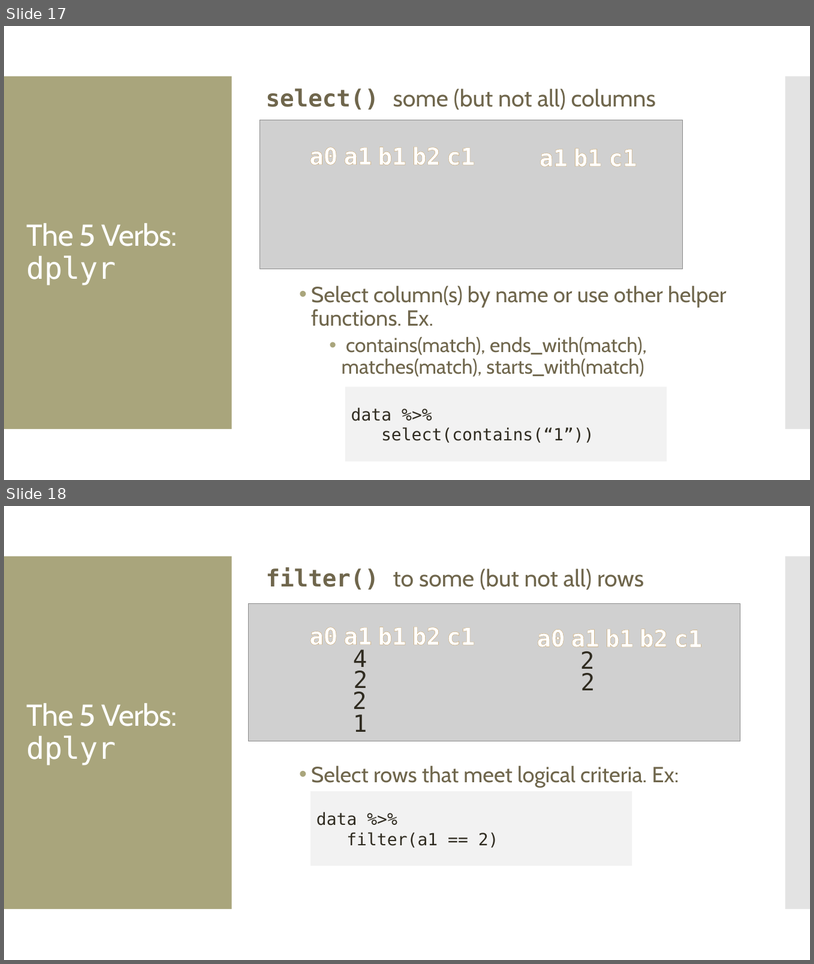
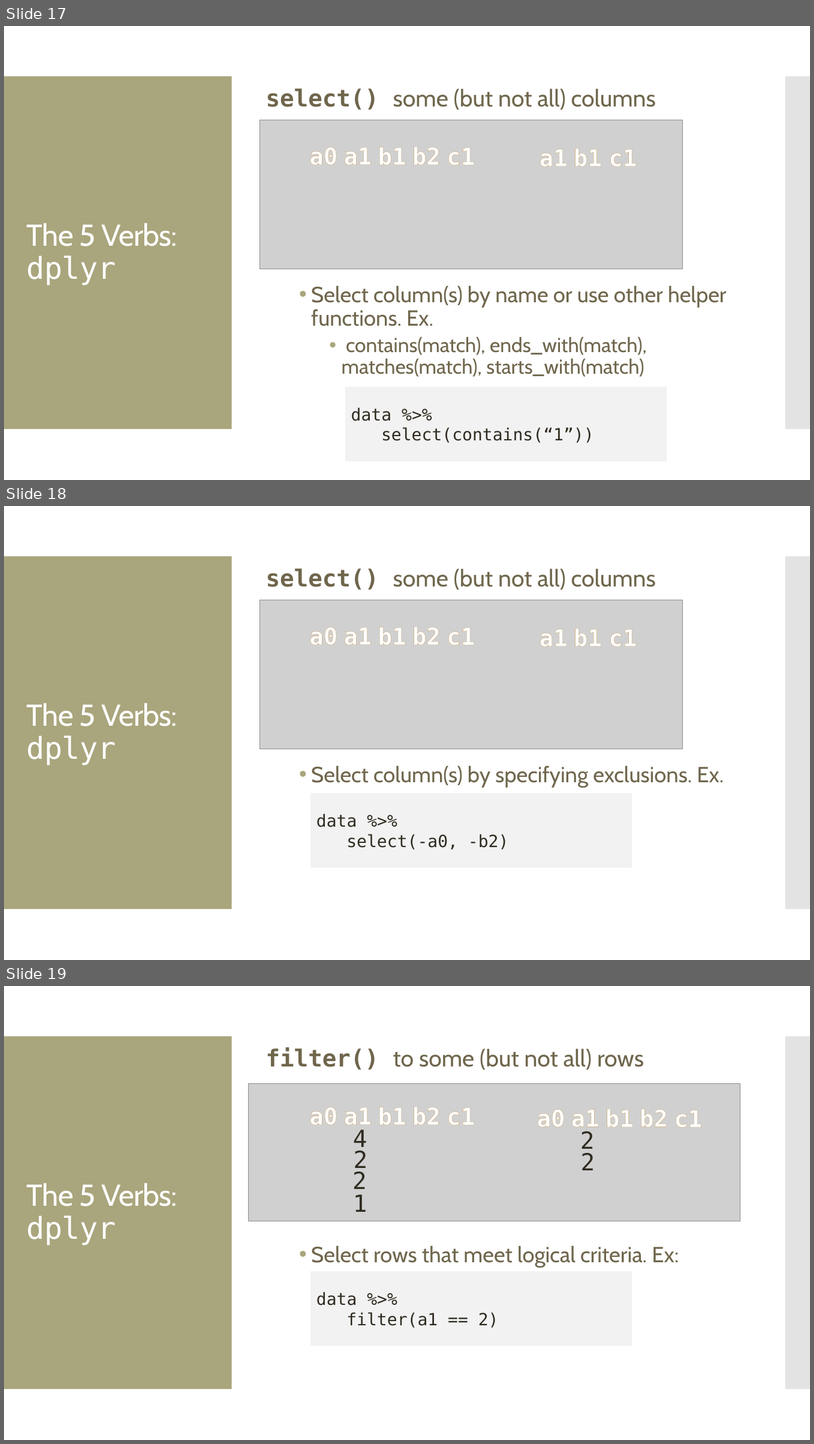
Before and after one commit to amosca01/SSEP-22, a slide deck: slides/data-wrangling.pptx. Shown one above the other, each under a label of ours: slides 17 and 18 before the commit, slides 17, 18 and 19 after it. The pictures are 814x964 and 814x1444 pixels, drawn with LibreOffice and Linux fonts; fonts in the diff are those of the drawing; grey boxes stand for pictures. Boxes give left, top, right and bottom in pixels: in the first picture for what was removed or moved away, otherwise in the second. Text is boxed around its words. In the diff, an @@ line names an element or a change of style, - is before the commit and + after.

```diff
--- a/slides/data-wrangling.pptx
+++ b/slides/data-wrangling.pptx
@@ slide 18 added at (4, 506, 810, 960), background #FFFFFF; not listed: 2 template elements that a slide beside it also shows @@
@@ text added at (266, 568, 724, 787), 26 pt, text #6F664C @@
+select() some (but not all) columns
+  • Select column(s) by specifying exclusions. Ex.
@@ picture added at (260, 600, 683, 748) @@
@@ text added at (309, 627, 338, 645), 28 pt, text #FFFFFF, bold @@
+a0
@@ text added at (344, 627, 372, 645), 28 pt, text #FFFFFF, bold @@
+a1
@@ text added at (378, 627, 407, 645), 28 pt, text #FFFFFF, bold @@
+b1
@@ text added at (413, 627, 441, 645), 28 pt, text #FFFFFF, bold @@
+b2
@@ text added at (447, 628, 475, 645), 28 pt, text #FFFFFF, bold @@
+c1
@@ text added at (540, 629, 568, 646), 28 pt, text #FFFFFF, bold @@
+a1
@@ text added at (574, 628, 602, 646), 28 pt, text #FFFFFF, bold @@
+b1
@@ text added at (609, 629, 637, 646), 28 pt, text #FFFFFF, bold @@
+c1
@@ title added at (27, 703, 177, 765), 36 pt, text #FFFFFF @@
+The 5 Verbs: dplyr
@@ rectangle added at (311, 793, 633, 867), fill #F2F2F2, 20 pt, text #2F2B20 @@
+data %>%
+select(-a0, -b2)
@@ what was slide 18 is now slide 19 @@
```
Also in this commit, not shown: 10 other files.
